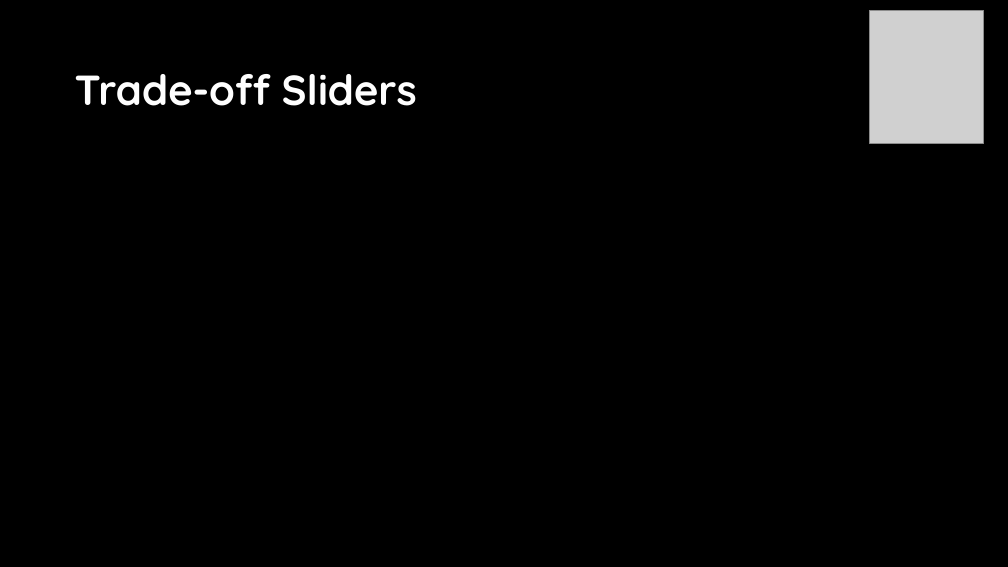
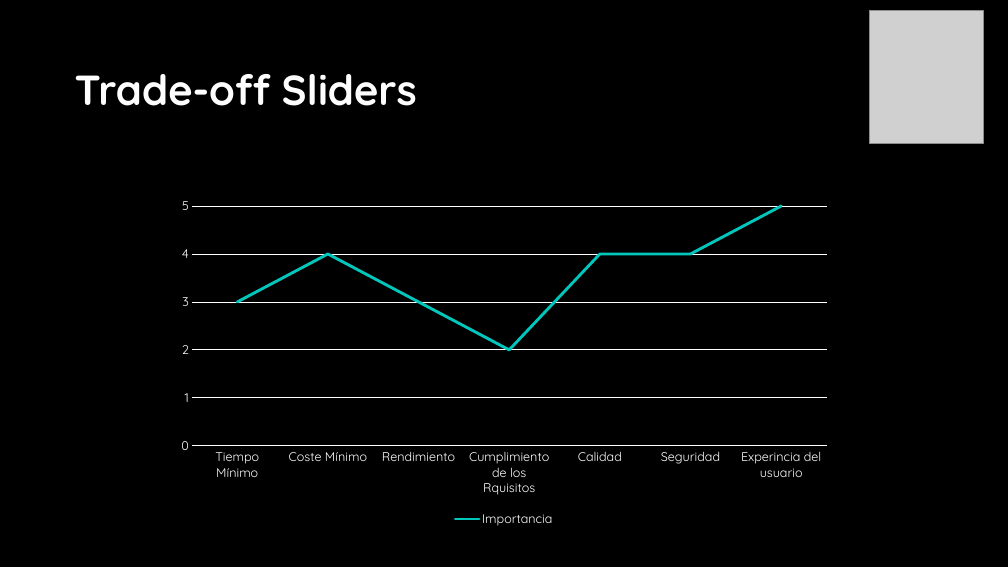
Before and after one commit to TCL90/PSG, a slide deck: slide 9 of Presentación PSG.pptx. Drawn at 1008x567 pixels with LibreOffice and Linux fonts; fonts in the diff are those of the drawing; grey boxes stand for pictures; background and template pictures are left out. Boxes give left, top, right and bottom in pixels: in the first picture for what was removed or moved away, otherwise in the second. Text is boxed around its words. In the diff, an @@ line names an element or a change of style, - is before the commit and + after.

Commit message:
He hecho la parte de los trade-off sliders

```diff
--- a/Presentación PSG.pptx
+++ b/Presentación PSG.pptx
@@ line chart added at (x1=168, y1=191, x2=840, y2=530) @@
+categories: Tiempo Mínimo, Coste Mínimo, Rendimiento, Cumplimiento de los Rquisitos, Calidad, Seguridad, Experincia del usuario
+Importancia: 3, 4, 3, 2, 4, 4, 5
```
